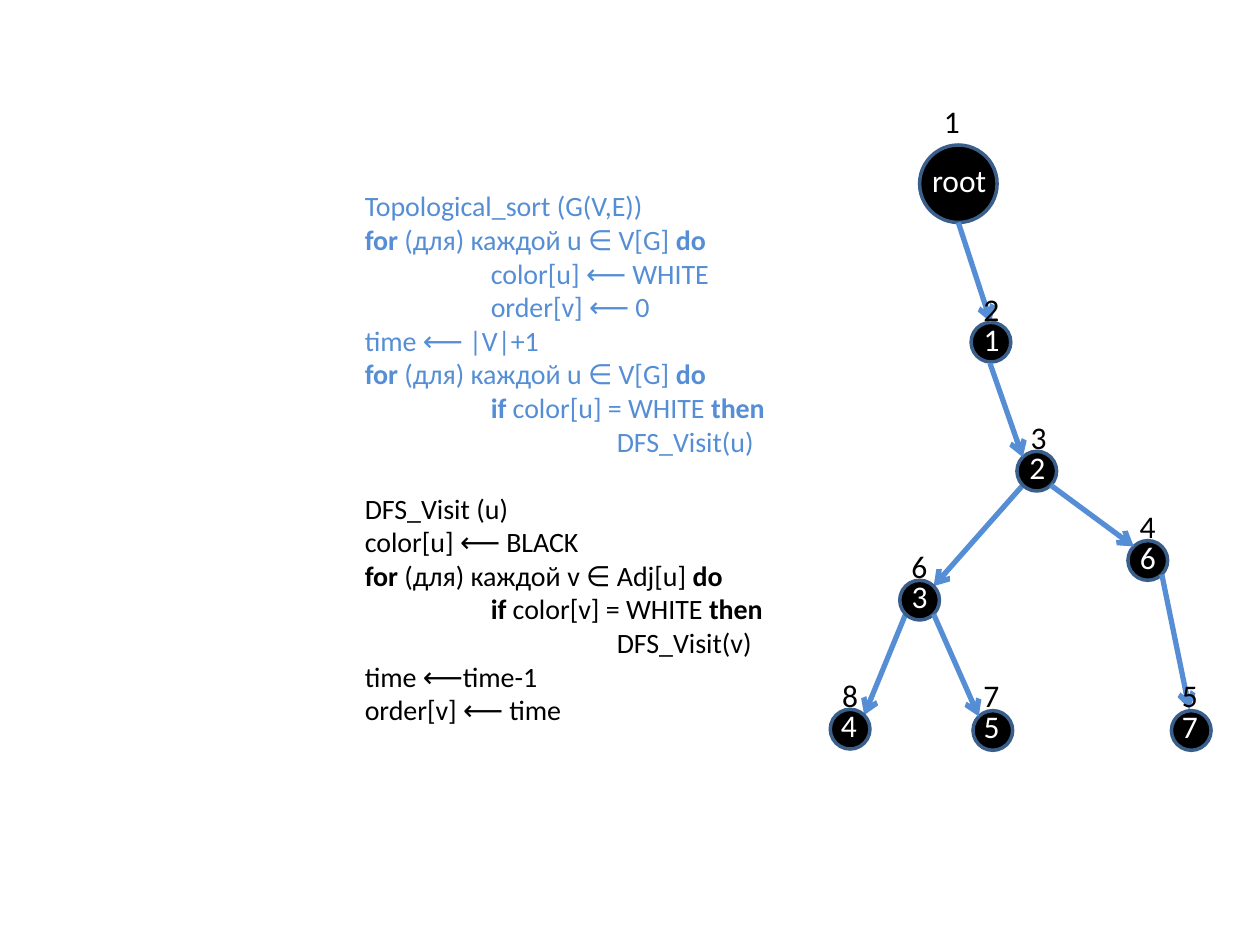
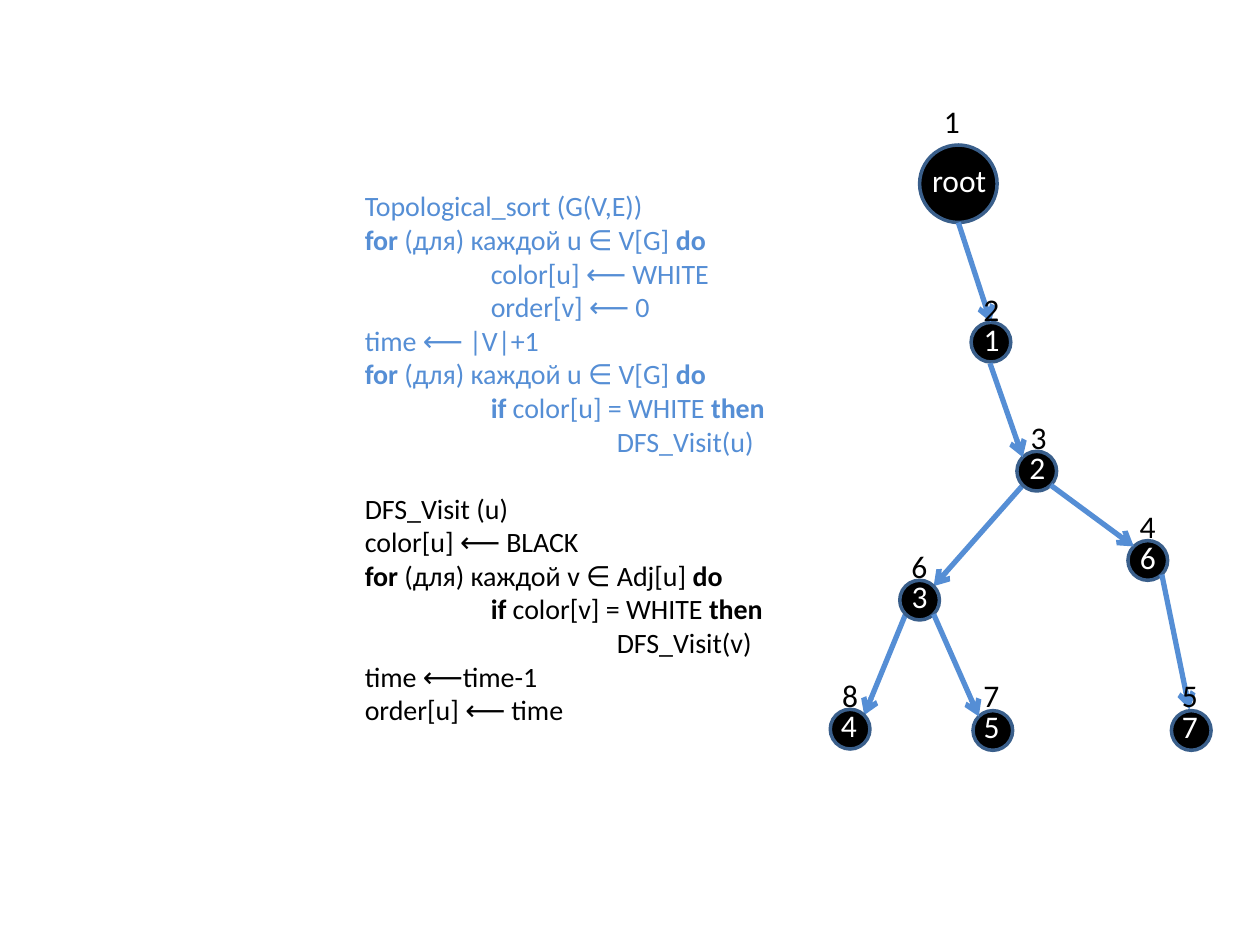
Before and after one commit to SteinbergOB/ANG, a slide deck: slide 75 of Презентации/Лекция 2.pptx. Drawn at 1260x945 pixels with LibreOffice and Linux fonts; fonts in the diff are those of the drawing. Boxes give left, top, right and bottom in pixels: in the first picture for what was removed or moved away, otherwise in the second. Text is boxed around its words. In the diff, an @@ line names an element or a change of style, - is before the commit and + after.

```diff
--- a/Презентации/Лекция 2.pptx
+++ b/Презентации/Лекция 2.pptx
@@ title at bbox=[365, 196, 765, 724]: text changed @@
-Topological_sort (G(V,E))
-for (для) каждой u ∈ V[G] do
-color[u] ⟵ WHITE
-order[v] ⟵ 0
-time ⟵ |V|+1
-for (для) каждой u ∈ V[G] do
-if color[u] = WHITE then
-DFS_Visit(u)
-DFS_Visit (u)
-color[u] ⟵ BLACK
-for (для) каждой v ∈ Adj[u] do
-if color[v] = WHITE then
-DFS_Visit(v)
-time ⟵time-1
-order[v] ⟵ time
+Topological_sort (G(V,E))
+for (для) каждой u ∈ V[G] do
+color[u] ⟵ WHITE
+order[v] ⟵ 0
+time ⟵ |V|+1
+for (для) каждой u ∈ V[G] do
+if color[u] = WHITE then
+DFS_Visit(u)
+DFS_Visit (u)
+color[u] ⟵ BLACK
+for (для) каждой v ∈ Adj[u] do
+if color[v] = WHITE then
+DFS_Visit(v)
+time ⟵time-1
+order[u] ⟵ time
```
Also in this commit, not shown: 1 other file.
